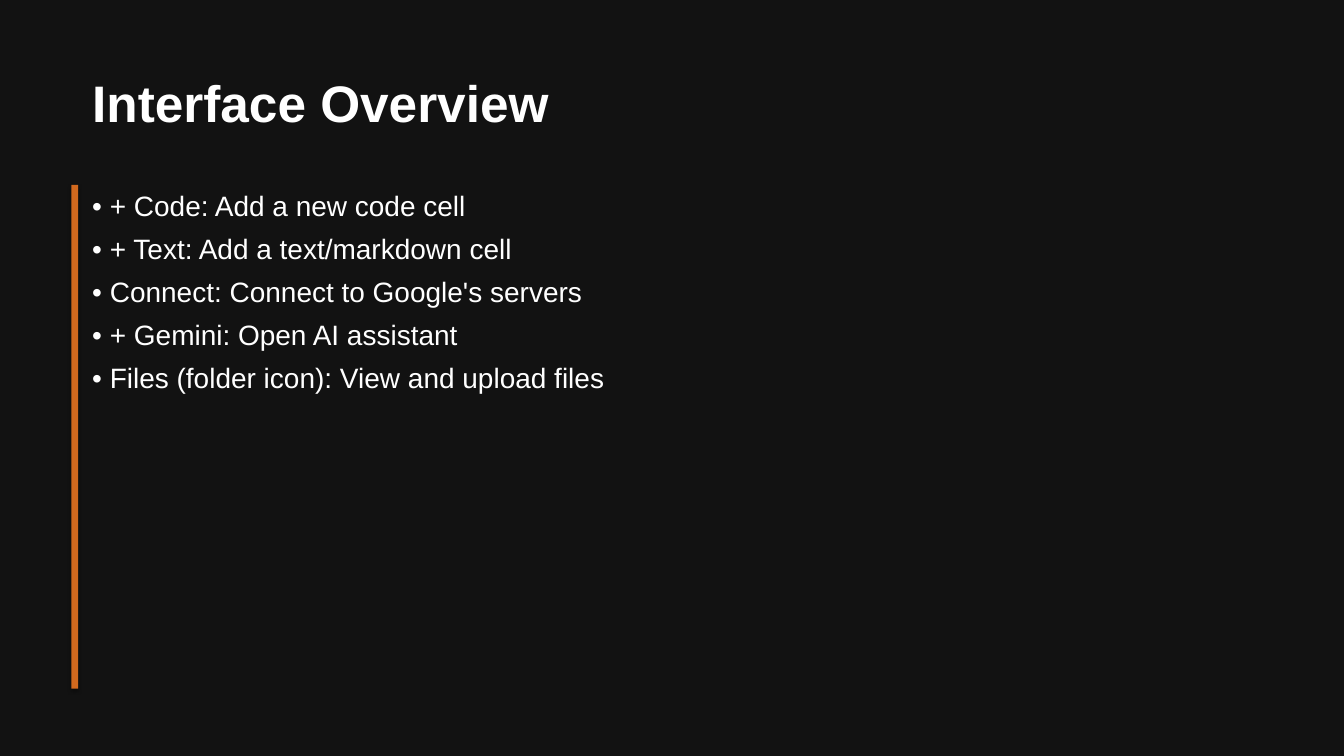
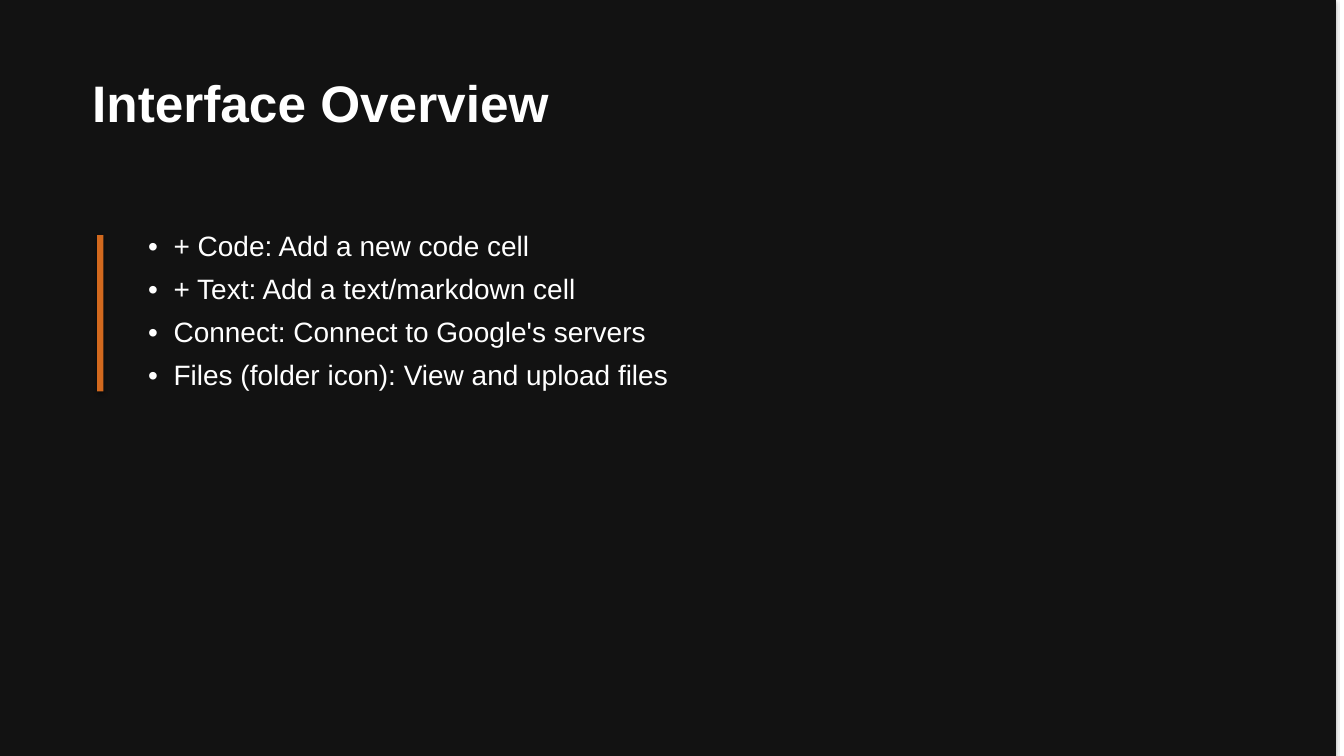
Before and after one commit to kerryback/mgmt675, a slide deck: slide 10 of colab.pptx. Drawn at 1344x756 pixels with LibreOffice and Linux fonts; fonts in the diff are those of the drawing. Boxes give left, top, right and bottom in pixels: in the first picture for what was removed or moved away, otherwise in the second. Text is boxed around its words. In the diff, an @@ line names an element or a change of style, - is before the commit and + after.

```diff
--- a/colab.pptx
+++ b/colab.pptx
@@ rectangle: place and size @@
-rectangle at <box>0,0,1344,756</box>
+rectangle at <box>0,0,1336,756</box>
@@ rectangle: place and size @@
-rectangle at <box>71,185,78,689</box>
+rectangle at <box>97,235,104,391</box>
@@ text "• + Code: Add a ...": place and size @@
-text "• + Code: Add a ..." at <box>110,195,604,393</box>
+text "• + Code: Add a ..." at <box>174,235,668,390</box>
@@ text at <box>134,324,457,350</box>: paragraph removed @@
-• + Gemini: Open AI assistant
```
Also in this commit, not shown: 10 other slides changed, 1 slide added, 8 slides removed, 3 other files.
